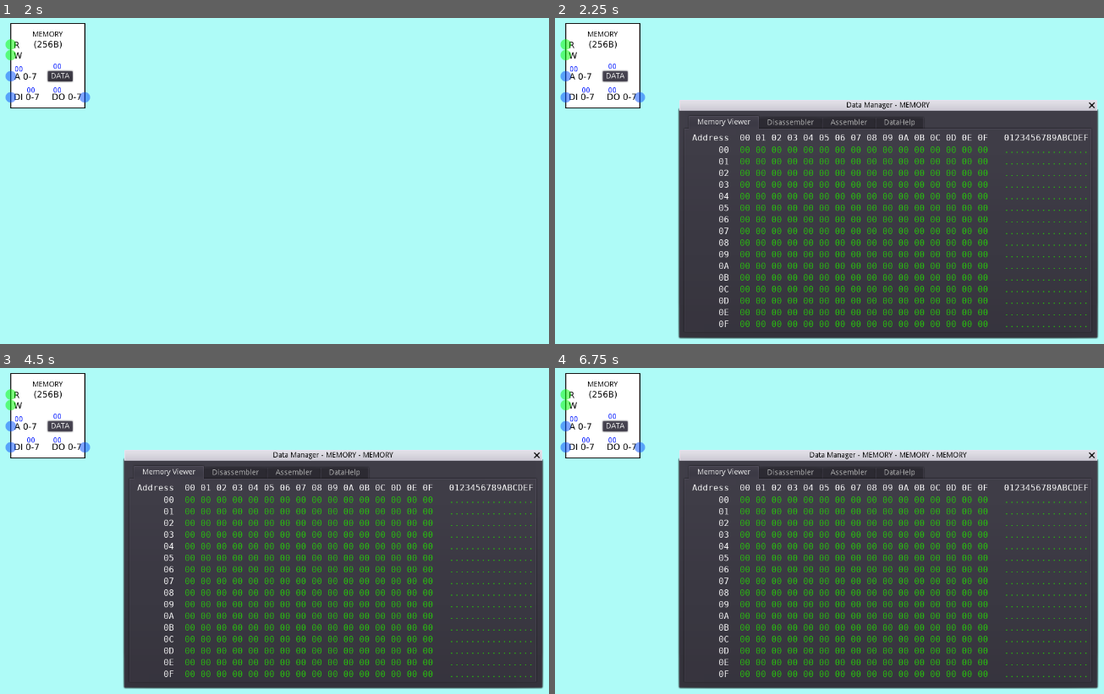
Above: before the commit, frames 1-4 (two rows, left to right).
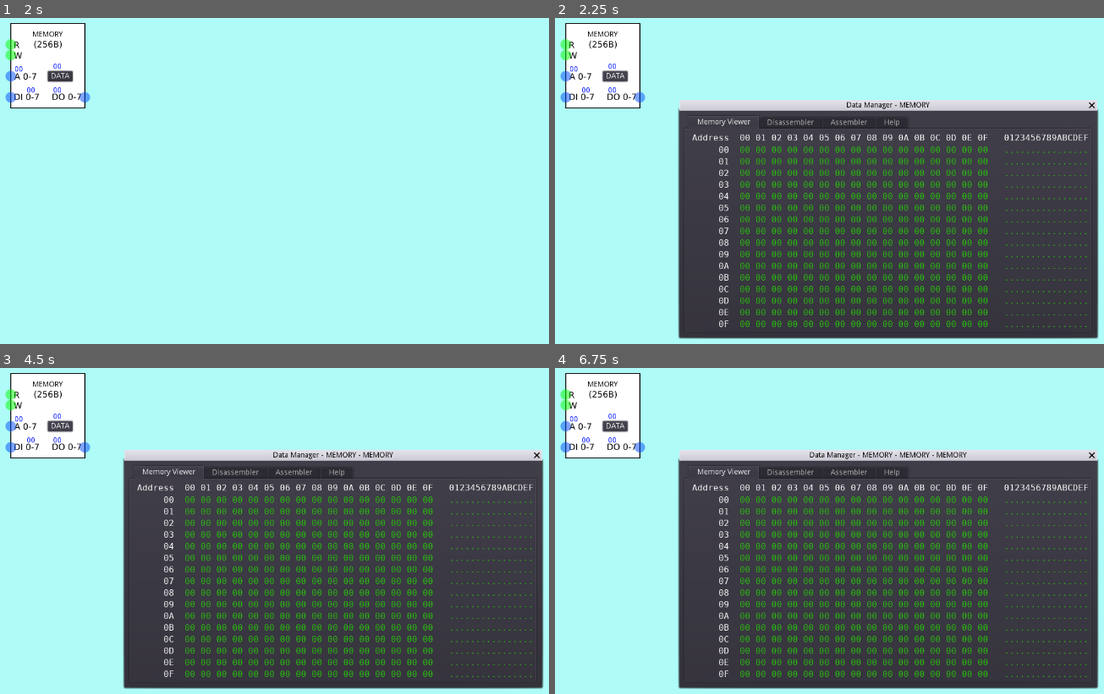
Above: after the commit, the same moments.

Repository: andrew-wilkes/digital-logic
Game: Godot game, scene res://parts/blocks/Memory.tscn
Same seed, same stepped clock (60 frames per second), same inputs: the game is played once before the commit and once after it. This scene is started directly instead of the project's main scene.
Inputs:
- Up to frame 1 (2 s): click "MEMORY" at 0.5 s; click "OK" at 1.25 s
- Up to frame 2 (2.25 s): click "DATA" at 2 s
- Up to frame 3 (4.5 s): click "MEMORY" at 2.75 s; click "OK" at 3.5 s; click "DATA" at 4.25 s
- Up to frame 4 (6.75 s): click "MEMORY" at 5 s; click "OK" at 5.75 s; click "DATA" at 6.5 s

Frame 1 is identical in both runs. In frame 2, less than 0.1% of the frame differs, in the area x 60-66%, y 31-34%; in frame 3, less than 0.1%; in frame 4, less than 0.1%.

Commit message:
Simplify compiler

Diff:
--- a/game/panels/DataHelp.tscn
+++ b/game/panels/DataHelp.tscn
@@ -1,6 +1,7 @@
-[gd_scene load_steps=2 format=2]
+[gd_scene load_steps=3 format=2]
 
 [ext_resource path="res://assets/fonts/m_bold.tres" type="DynamicFont" id=1]
+[ext_resource path="res://assets/fonts/mono-font.tres" type="DynamicFont" id=2]
 
 [node name="DataHelp" type="MarginContainer"]
 anchor_right = 1.0
@@ -9,10 +10,14 @@
 margin_top = 10.0
 margin_right = 10.0
 margin_bottom = 10.0
+__meta__ = {
+"_edit_use_anchors_": false
+}
 
 [node name="Notes" type="RichTextLabel" parent="."]
 margin_right = 1280.0
 margin_bottom = 800.0
+custom_fonts/mono_font = ExtResource( 2 )
 custom_fonts/bold_font = ExtResource( 1 )
 bbcode_enabled = true
 bbcode_text = "[b]Memory Viewer[/b]
@@ -38,28 +43,27 @@
 Comment lines start with a # character.
 
 The formats of lines of code are:
- # COMMENT
-[LABEL]:nINTEGER [# COMMENT]
-[LABEL] :nINTEGER [# COMMENT]
-[LABEL] : A, B [# COMMENT]
+ [code]#COMMENT LINE
+[LABEL]:INTEGER [# COMMENT]
+[LABEL]:A,B [# COMMENT]
 [LABEL] : A B [# COMMENT]
-[LABEL] : A, B, C [# COMMENT]
-[LABEL] : A B C [# COMMENT]
+[LABEL] : A,B,C [# COMMENT]
+[LABEL] : A B C [# COMMENT][/code]
 
 where optional items are in brackets.
-n is for specifying an integer byte value (-128 - 0 - 255).
-A, B, C, LABEL are labels that reference memory locations.
+Integers may range from -128 through zero to 255.
+A, B, C, and LABEL are labels that reference memory locations.
 
-Example:
+Example: [code]
 # Add a to b
 start: a b sum
 a :n -4 # Use a negative number
 b :n 6
-sum :n 0
+sum :n 0 [/code]
 
 Each line of code compiles to 3 bytes of machine code.
 The single operation is: [B] = [B] - [A] where [A] means the value stored at A
-If the result is less than or equal to zero then the program counter moves to location C or else to the next line of code.
+If the result is less than or equal to zero then the program counter moves to location [C] or else to the next line of code.
 If no C value is specified, then [B] is used for the jump value."
 text = "Memory Viewer
 
@@ -84,17 +88,16 @@
 Comment lines start with a # character.
 
 The formats of lines of code are:
- # COMMENT
-[LABEL]:nINTEGER [# COMMENT]
-[LABEL] :nINTEGER [# COMMENT]
-[LABEL] : A, B [# COMMENT]
+ #COMMENT LINE
+[LABEL]:INTEGER [# COMMENT]
+[LABEL]:A,B [# COMMENT]
 [LABEL] : A B [# COMMENT]
-[LABEL] : A, B, C [# COMMENT]
+[LABEL] : A,B,C [# COMMENT]
 [LABEL] : A B C [# COMMENT]
 
 where optional items are in brackets.
-n is for specifying an integer byte value (-128 - 0 - 255).
-A, B, C, LABEL are labels that reference memory locations.
+Integers may range from -128 through zero to 255.
+A, B, C, and LABEL are labels that reference memory locations.
 
 Example:
 # Add a to b
@@ -105,5 +108,5 @@
 
 Each line of code compiles to 3 bytes of machine code.
 The single operation is: [B] = [B] - [A] where [A] means the value stored at A
-If the result is less than or equal to zero then the program counter moves to location C or else to the next line of code.
+If the result is less than or equal to zero then the program counter moves to location [C] or else to the next line of code.
 If no C value is specified, then [B] is used for the jump value."
--- a/game/panels/DataManager.gd
+++ b/game/panels/DataManager.gd
@@ -30,4 +30,4 @@
 
 func _on_Disassembler_edit_source(line_num):
 	$Tabs.set_current_tab(2)
-	$Tabs/Assembler.highlight_line(line_num - 1)
+	$Tabs/Assembler.highlight_line(line_num)
--- a/game/panels/DataManager.tscn
+++ b/game/panels/DataManager.tscn
@@ -51,7 +51,7 @@
 margin_right = -4.0
 margin_bottom = -4.0
 
-[node name="DataHelp" parent="Tabs" instance=ExtResource( 5 )]
+[node name="Help" parent="Tabs" instance=ExtResource( 5 )]
 visible = false
 margin_left = 4.0
 margin_top = 32.0
--- a/game/panels/Disassembler.gd
+++ b/game/panels/Disassembler.gd
@@ -75,27 +75,20 @@
 					return
 				line = line.substr(i + 1, end - 1)
 				lines.append({"code": line, "number": line_num})
-				if line[0] == "n":
+				line_text = line
+				var x = get_next_token()
+				if x.is_valid_integer():
 					addr += 1
-				elif line[0] == " ":
+				else:
 					addr += 3
-				else:
-					show_msg("Error on line %d: %s (no space after colon)" % [line_num, line], line_num)
-					return
 	addr = 0
 	for line in lines:
 		line_text = line.code
-		if line_text[0] == "n":
-			line_text[0] = " "
-			var x = get_next_token()
-			if x.is_valid_integer():
-				set_value(addr, int(x), line.number, code.pop_front())
-				addr += 1
-			else:
-				show_msg("Invalid integer: %s" % x, line.number)
-				return
+		var a = get_next_token()
+		if a.is_valid_integer():
+			set_value(addr, int(a), line.number, code.pop_front())
+			addr += 1
 		else:
-			var a = get_next_token()
 			if labels.keys().has(a):
 				set_value(addr, labels[a], line.number, code.pop_front())
 			else:
@@ -133,7 +126,7 @@
 
 
 func get_next_token():
-	var txt = line_text.dedent().replace(",", "")
+	var txt = line_text.dedent().replace(",", " ")
 	var t = txt
 	var i = txt.find(" ")
 	if i > 0:
